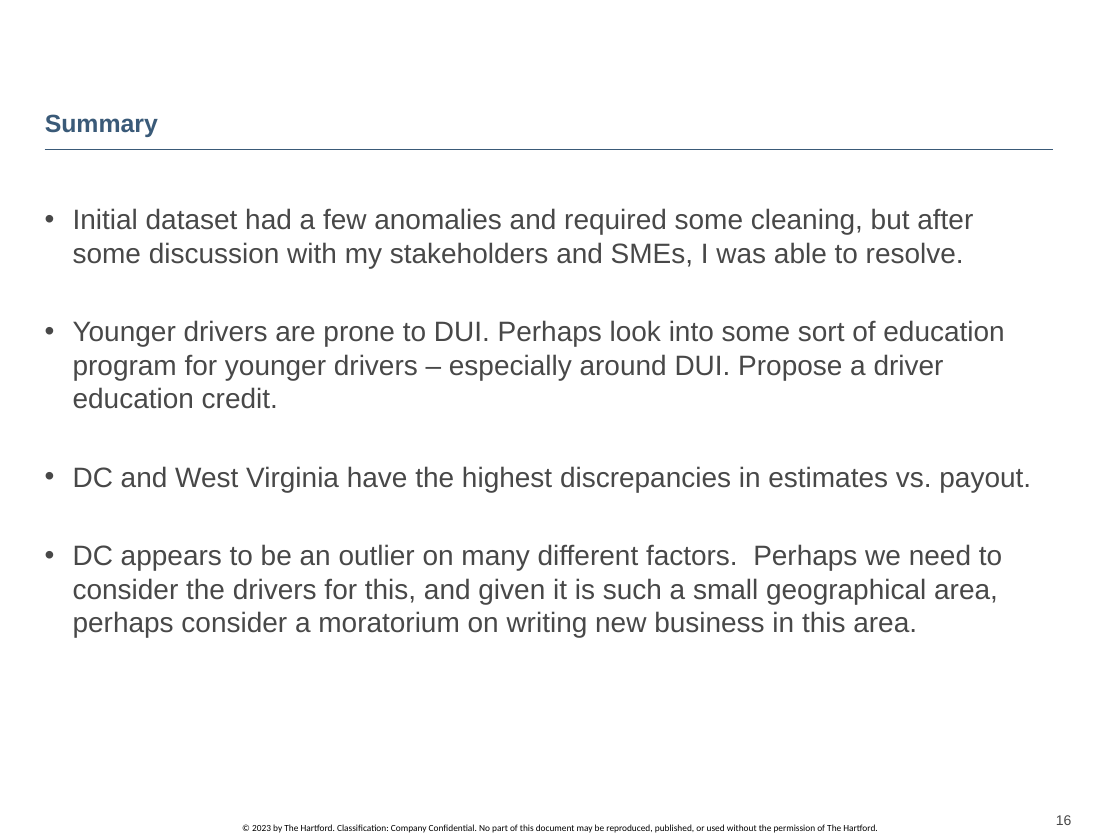
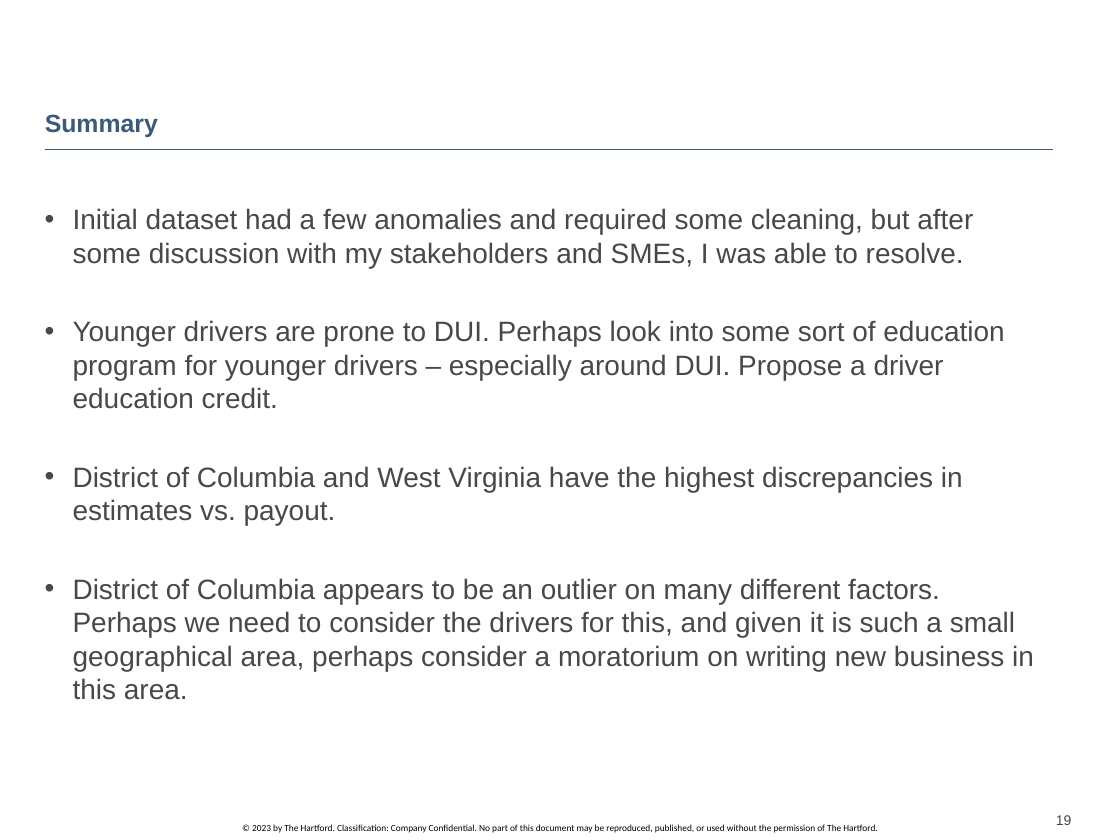
Before and after one commit to Jeni-D/PUBLIC, a slide deck: slide 19 of Capstone/JDUSCHAK CAPSTONE POWERPOINT.pptx (slide 16 before the commit). Drawn at 1120x840 pixels with LibreOffice and Linux fonts; fonts in the diff are those of the drawing; background and template pictures are left out. Boxes give left, top, right and bottom in pixels: in the first picture for what was removed or moved away, otherwise in the second. Text is boxed around its words. In the diff, an @@ line names an element or a change of style, - is before the commit and + after.

```diff
--- a/Capstone/JDUSCHAK CAPSTONE POWERPOINT.pptx
+++ b/Capstone/JDUSCHAK CAPSTONE POWERPOINT.pptx
@@ text at [73, 466, 1034, 700]: text changed @@
-• DC and West Virginia have the highest discrepancies in estimates vs. payout.
-• DC appears to be an outlier on many different factors. Perhaps we need to consider the drivers for this, and given it is such a small geographical area, perhaps consider a moratorium on writing new business in this area.
+• District of Columbia and West Virginia have the highest discrepancies in estimates vs. payout.
+• District of Columbia appears to be an outlier on many different factors. Perhaps we need to consider the drivers for this, and given it is such a small geographical area, perhaps consider a moratorium on writing new business in this area.
```
Also in this commit, not shown: 8 other slides changed, 3 slides added, 1 other file.
